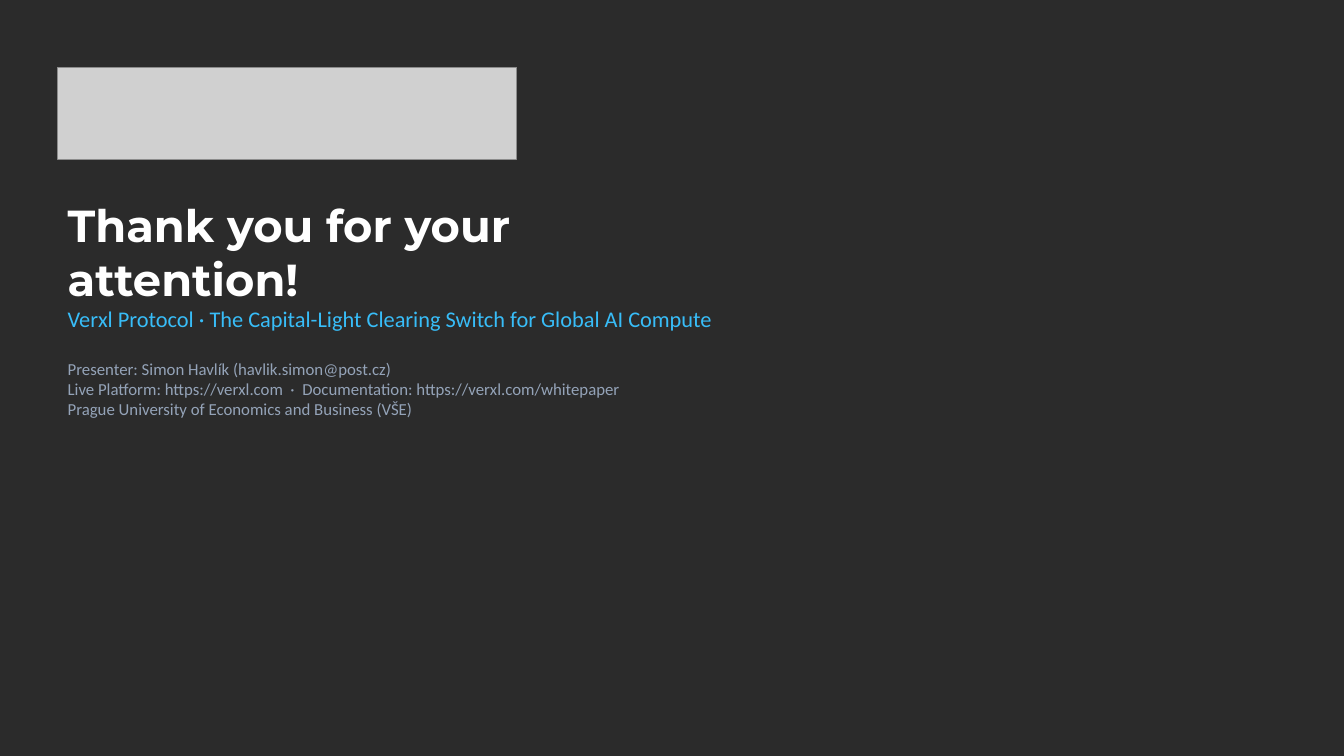
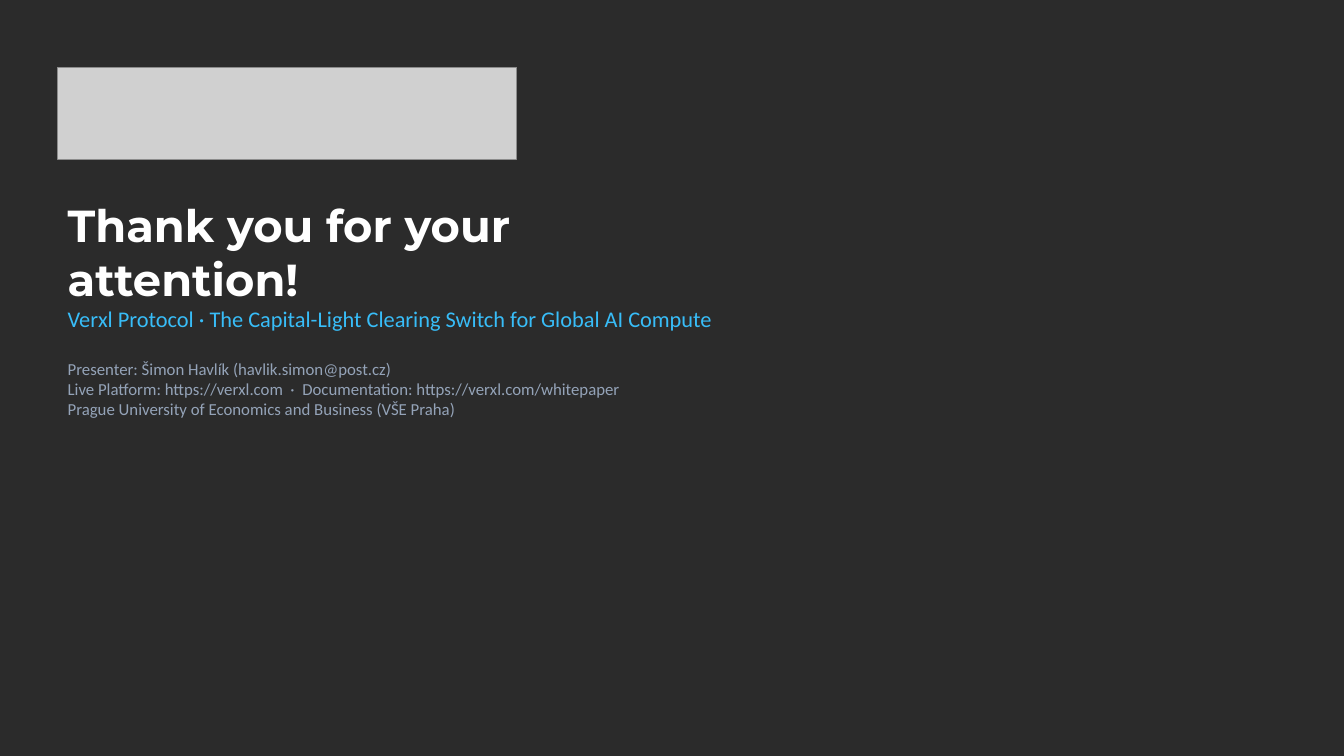
Before and after one commit to simonhavlik/verxl-protocol, a slide deck: slide 14 of Verxl_Protocol_Pitch_Presentation.pptx. Drawn at 1344x756 pixels with LibreOffice and Linux fonts; fonts in the diff are those of the drawing; grey boxes stand for pictures; background and template pictures are left out; a plain dark background stands for a picture behind light text. Boxes give left, top, right and bottom in pixels: in the first picture for what was removed or moved away, otherwise in the second. Text is boxed around its words. In the diff, an @@ line names an element or a change of style, - is before the commit and + after.

```diff
--- a/Verxl_Protocol_Pitch_Presentation.pptx
+++ b/Verxl_Protocol_Pitch_Presentation.pptx
@@ text at [68,362,619,418]: text changed @@
-Presenter: Simon Havlík (havlik.simon@post.cz)
-Live Platform: https://verxl.com · Documentation: https://verxl.com/whitepaper
-Prague University of Economics and Business (VŠE)
+Presenter: Šimon Havlík (havlik.simon@post.cz)
+Live Platform: https://verxl.com · Documentation: https://verxl.com/whitepaper
+Prague University of Economics and Business (VŠE Praha)
```
Also in this commit, not shown: 7 other slides changed, 3 other files.
